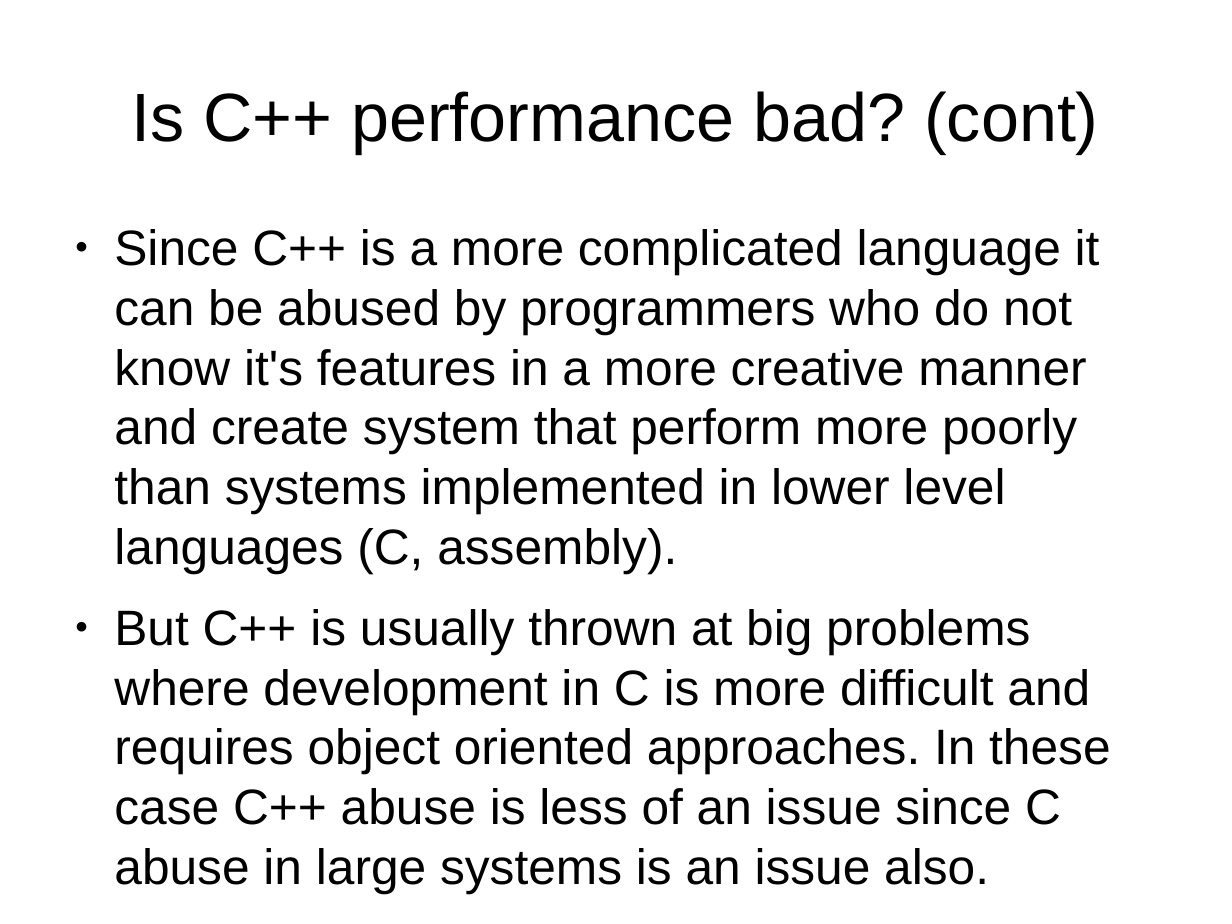
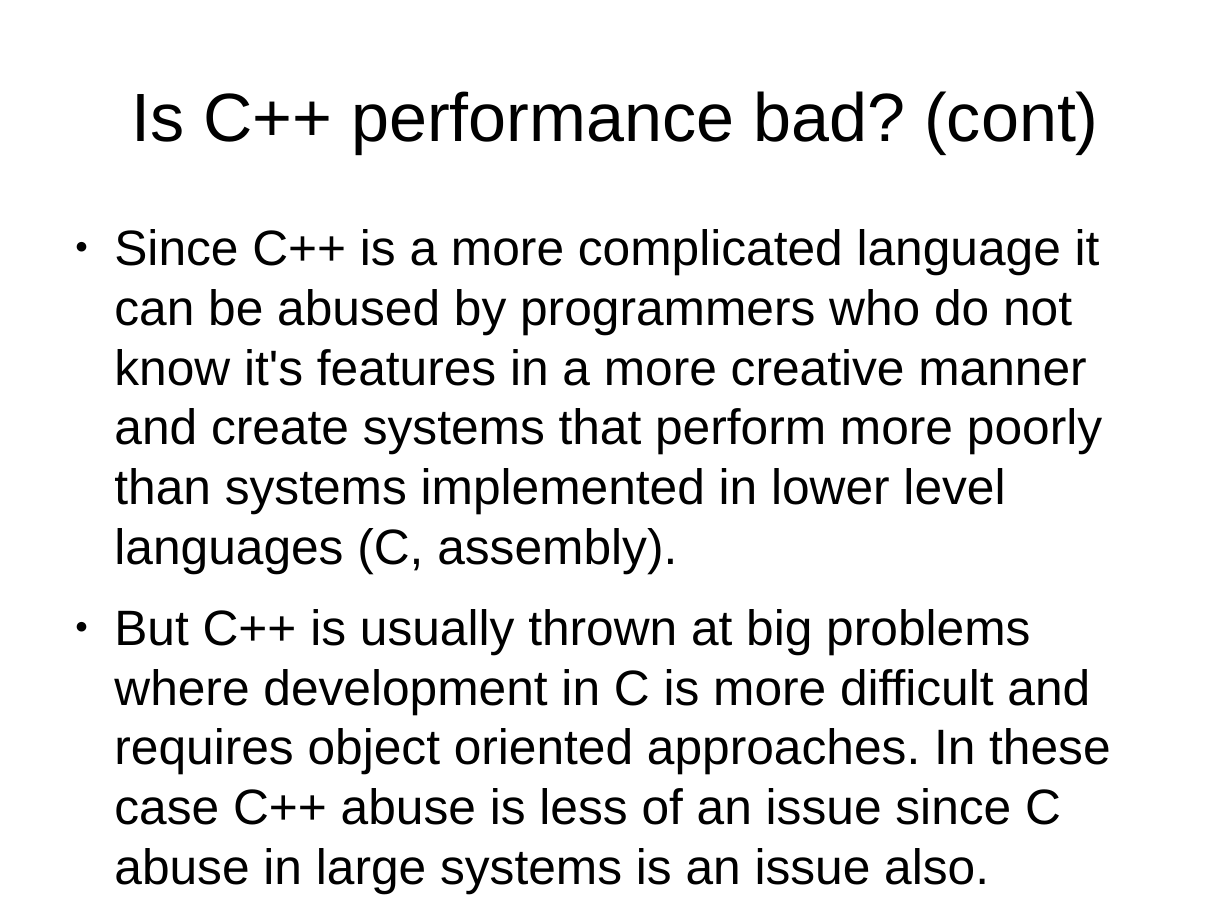
Before and after one commit to veltzer/demos, a slide deck: slide 31 of cpp/multi_core/effective_cplusplus.odp. Drawn at 1232x924 pixels with LibreOffice and Linux fonts; fonts in the diff are those of the drawing. Boxes give left, top, right and bottom in pixels: in the first picture for what was removed or moved away, otherwise in the second. Text is boxed around its words. In the diff, an @@ line names an element or a change of style, - is before the commit and + after.

```diff
--- a/cpp/multi_core/effective_cplusplus.odp
+++ b/cpp/multi_core/effective_cplusplus.odp
@@ text at (114,229,1102,573): text changed @@
-● Since C++ is a more complicated language it can be abused by programmers who do not know it's features in a more creative manner and create system that perform more poorly than systems implemented in lower level languages (C, assembly).
+● Since C++ is a more complicated language it can be abused by programmers who do not know it's features in a more creative manner and create systems that perform more poorly than systems implemented in lower level languages (C, assembly).
```
Also in this commit, not shown: 11 other slides changed, 6 slides added, 1 other file.
